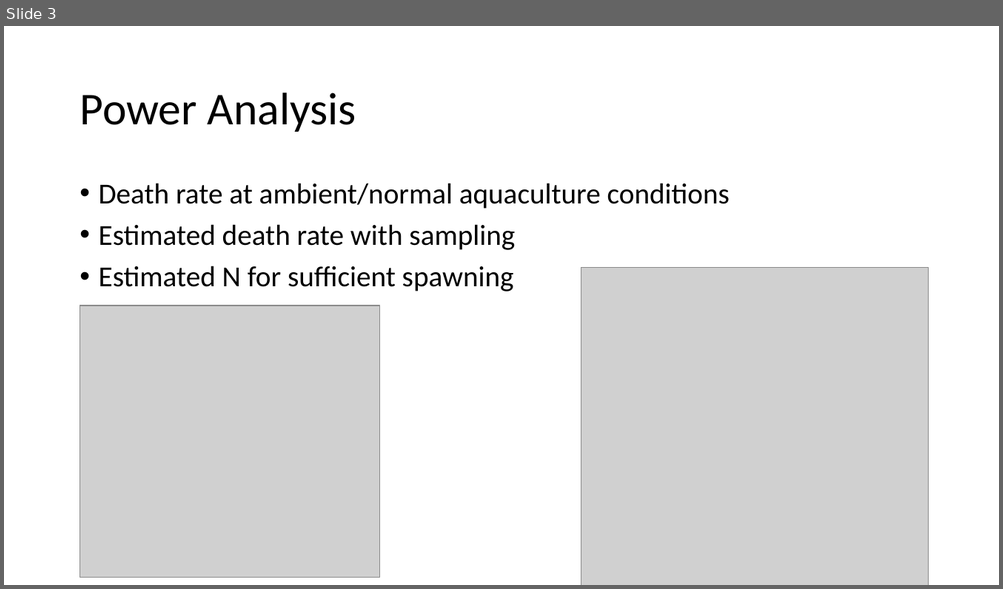
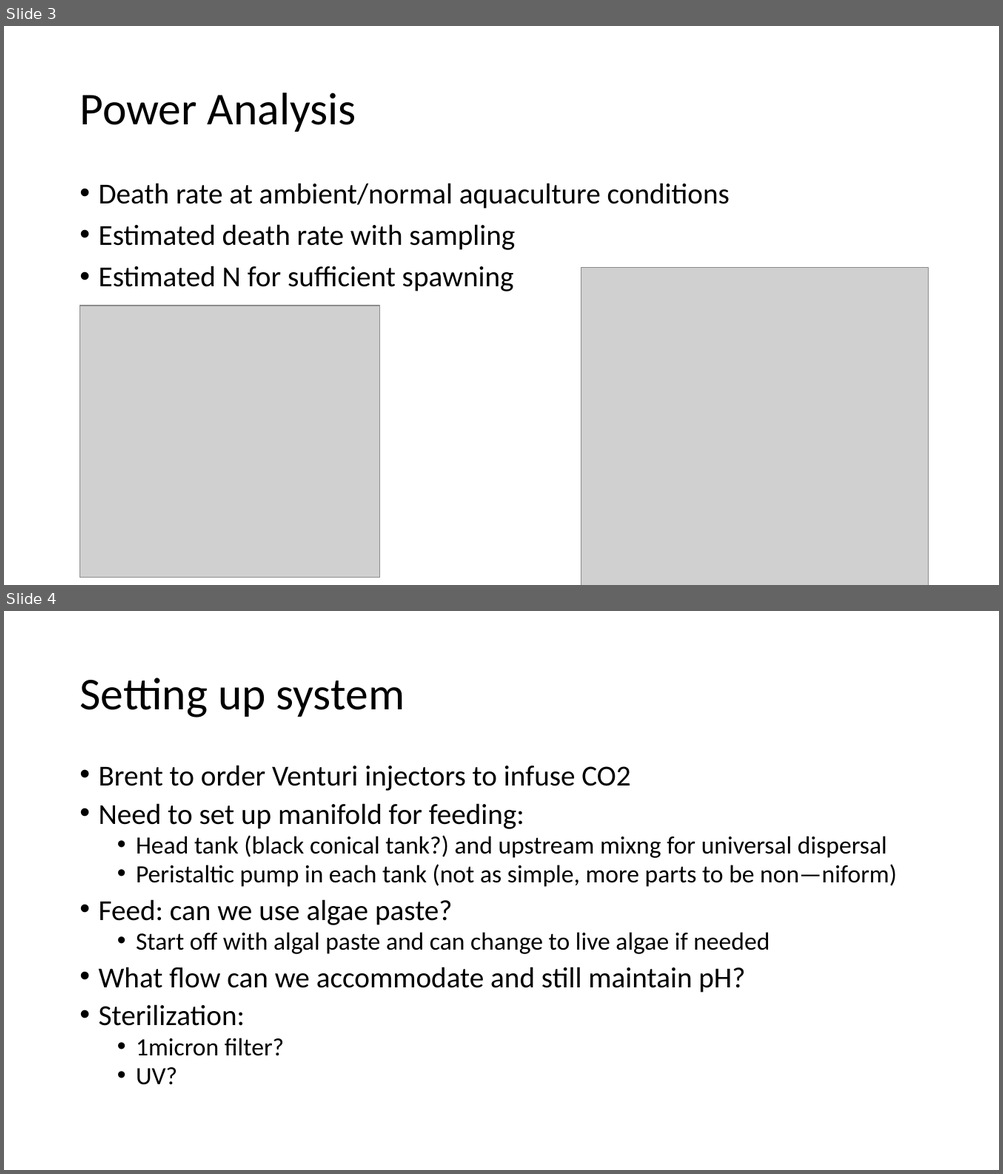
Before and after one commit to shellytrigg/P_generosa, a slide deck: Pg_PowerAnalysis/Pg_Nov2018_exp_setup.pptx. Shown one above the other, each under a label of ours: slide 3 before the commit, slides 3 and 4 after it. The pictures are 1003x589 and 1003x1174 pixels, drawn with LibreOffice and Linux fonts; fonts in the diff are those of the drawing; grey boxes stand for pictures. Boxes give left, top, right and bottom in pixels: in the first picture for what was removed or moved away, otherwise in the second. Text is boxed around its words. In the diff, an @@ line names an element or a change of style, - is before the commit and + after.

```diff
--- a/Pg_PowerAnalysis/Pg_Nov2018_exp_setup.pptx
+++ b/Pg_PowerAnalysis/Pg_Nov2018_exp_setup.pptx
@@ slide 4 added at (4, 611, 999, 1170), background #FFFFFF @@
@@ title added at (79, 678, 405, 718), 44 pt, text #000000 @@
+Setting up system
@@ text added at (99, 765, 896, 1085), 24 pt, text #000000 @@
+• Brent to order Venturi injectors to infuse CO2
+• Need to set up manifold for feeding:
+  • Head tank (black conical tank?) and upstream mixng for universal dispersal
+  • Peristaltic pump in each tank (not as simple, more parts to be non—niform)
+• Feed: can we use algae paste?
+  • Start off with algal paste and can change to live algae if needed
+• What flow can we accommodate and still maintain pH?
+• Sterilization:
+  • 1micron filter?
+  • UV?
```
Also in this commit, not shown: 1 slide changed, 3 other slides added, 1 slide removed, 1 other file.
